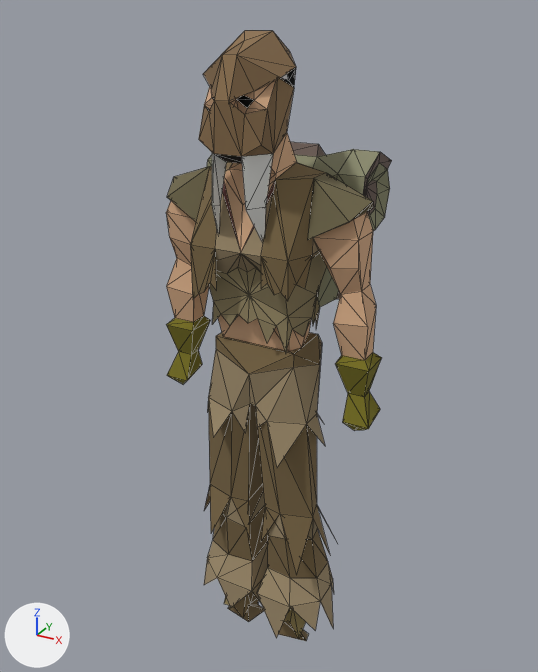
The glTF model public/models/hunter-shops.gltf: old version first, new version second.
Rendered twice from a camera (50 mm lens) standing at (98.6, -178.0, 203.0) and looking at (-1.6, 4.1, 111.9). Arrows for +X, +Y and +Z are at lower left; the lights stay in place. The older version comes first. Mesh edges are drawn as thin lines. Vertices at exactly the same position are counted once.
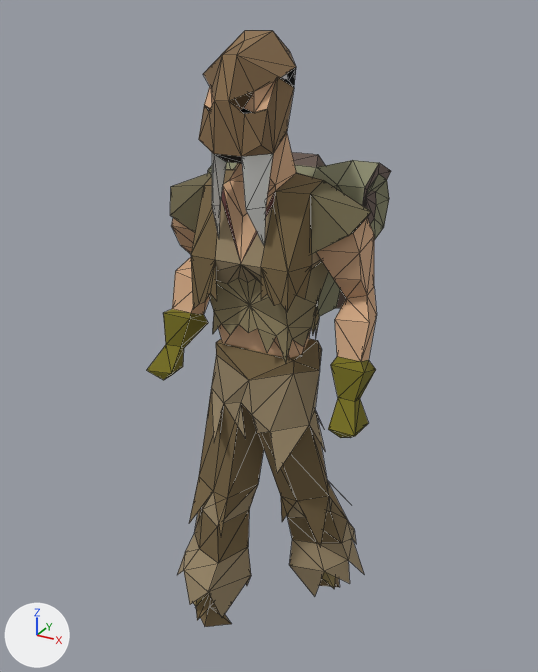
The newer file adds a shape key; the second version is drawn at full value of the shape key 'target_1' of 'Mesh_0', and the change is written as the vertex moves it makes.

What the commit changed:
me_mesh_0 is used by ob_mesh_0; location (0.0, 0.0, 0.0).
me_mesh_0 had 505 vertices, 900 faces and spanned x -35.0..35.0, y -22.0..35.0, z -1.0..198.0.
me_mesh_0 now has 510 vertices, 900 faces and spans x -36.0..35.0, y -42.0..38.0, z -2.0..198.0.
me_mesh_0 part 1: the loose piece of 155 vertices spanning x -25.0..25.0, y -14.0..13.0, z -1.0..114.0 is rebuilt with 155 vertices and now spans x -34.0..26.0, y -17.0..38.0, z -2.0..112.0.
me_mesh_0 part 2: 295 vertices removed from x -35.0..35.0, y -20.0..35.0, z 91.0..185.0; 300 vertices added at x -36.0..35.0, y -42.0..35.0, z 93.0..182.0.

Where the change shows, as pixel boxes (x1, y1, x2, y2) in the pictures (538 x 672 px; the box of a moved part takes in the faces that stretch with it):
'Mesh_0', reshaped (8% wider)
    before: (166, 30, 392, 641)
    after: (146, 30, 391, 627)
part 1 of me_mesh_0, rebuilt (44% wider, 6% shorter)
    before: (204, 333, 334, 641)
    after: (177, 339, 364, 627)
part 2 of me_mesh_0, moved or reshaped
    before: (166, 80, 392, 431)
    after: (146, 80, 391, 438)
